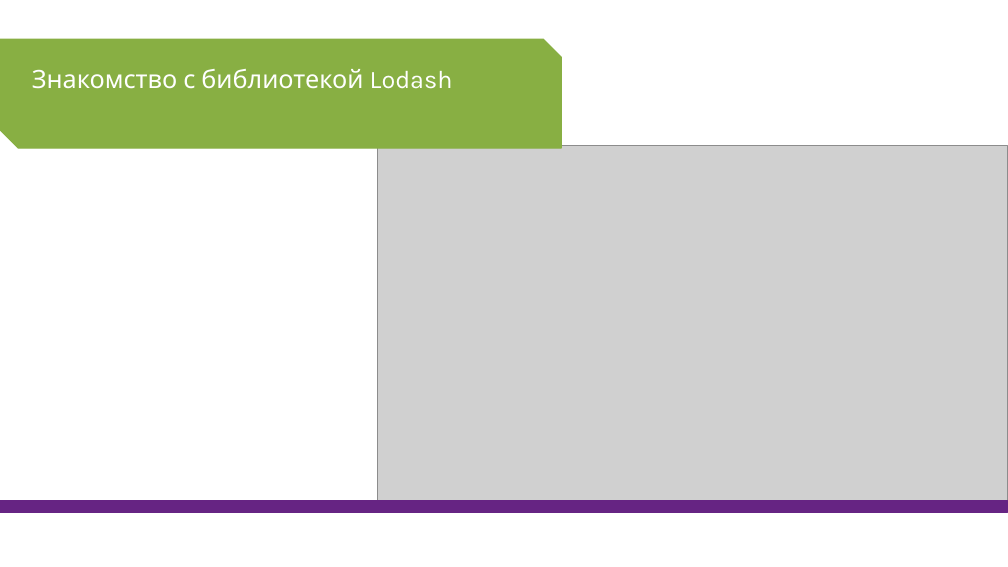
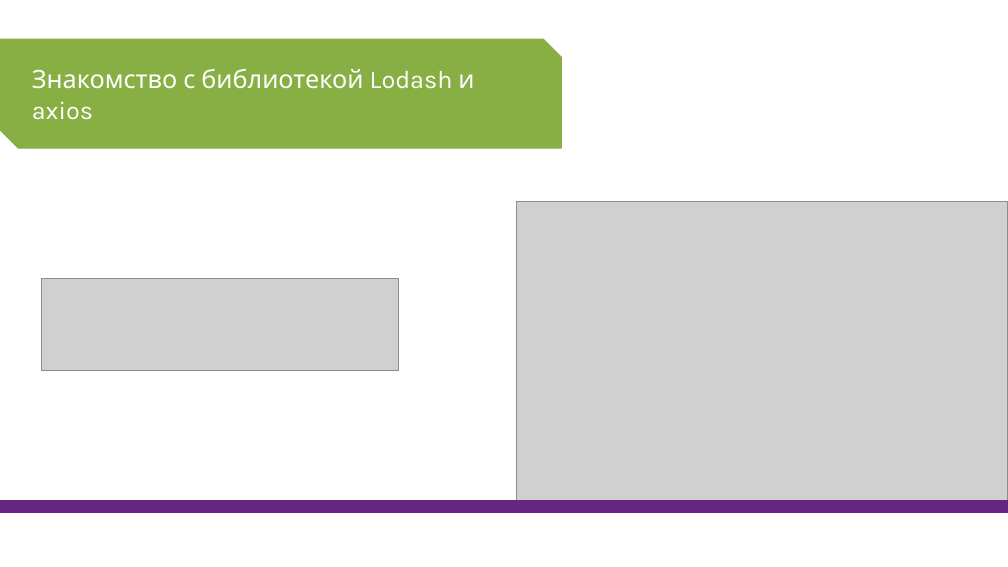
Before and after one commit to AVVlasov/javascript-junior, a slide deck: slide 1 of 2019/IV. Утилитарные библиотеки/2.1 Lodash/Lodash.pptx. Drawn at 1008x567 pixels with LibreOffice and Linux fonts; fonts in the diff are those of the drawing; grey boxes stand for pictures. Boxes give left, top, right and bottom in pixels: in the first picture for what was removed or moved away, otherwise in the second. Text is boxed around its words. In the diff, an @@ line names an element or a change of style, - is before the commit and + after.

```diff
--- a/2019/IV. Утилитарные библиотеки/2.1 Lodash/Lodash.pptx
+++ b/2019/IV. Утилитарные библиотеки/2.1 Lodash/Lodash.pptx
@@ text at (x1=32, y1=69, x2=474, y2=120): text changed @@
-Знакомство с библиотекой Lodash
+Знакомство с библиотекой Lodash и axios
@@ picture resized from (x1=378, y1=146, x2=1008, y2=501) to (x1=517, y1=202, x2=1008, y2=501) @@
@@ picture added at (x1=42, y1=278, x2=399, y2=371) @@
```
Also in this commit, not shown: 2 slides added.
